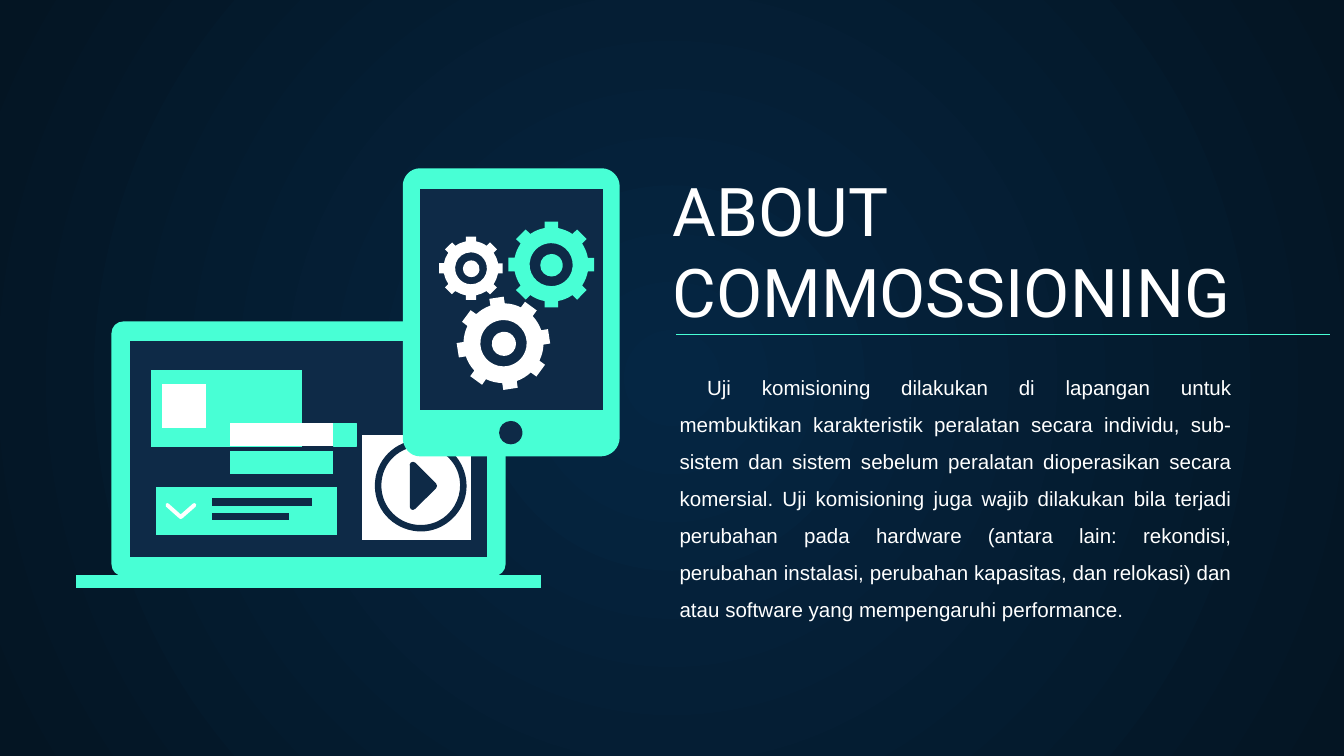
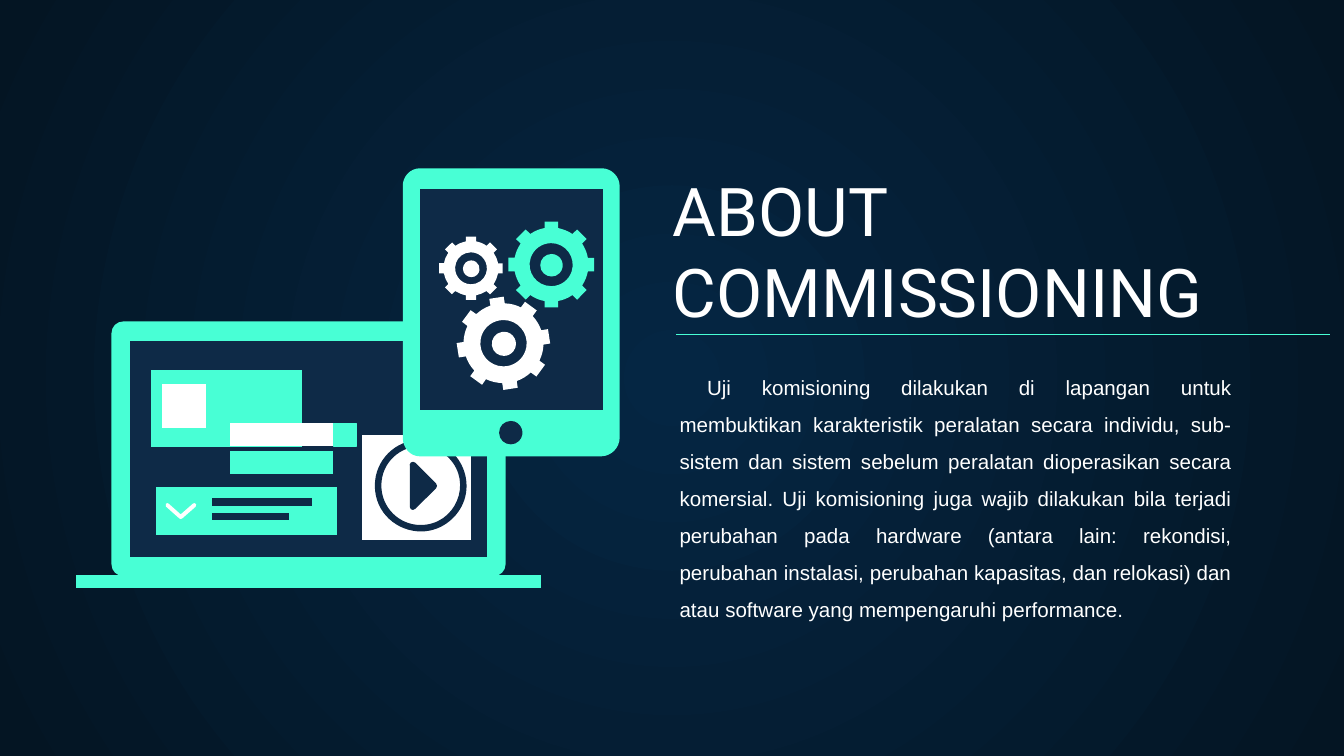
Before and after one commit to admin708/dokumen, a slide deck: slide 2 of ppt ith.pptx. Drawn at 1344x756 pixels with LibreOffice and Linux fonts; fonts in the diff are those of the drawing. Boxes give left, top, right and bottom in pixels: in the first picture for what was removed or moved away, otherwise in the second. Text is boxed around its words. In the diff, an @@ line names an element or a change of style, - is before the commit and + after.

```diff
--- a/ppt ith.pptx
+++ b/ppt ith.pptx
@@ title at (x1=673, y1=187, x2=1202, y2=318): text changed @@
-ABOUT COMMOSSIONING
+ABOUT COMMISSIONING
```
Also in this commit, not shown: 3 other slides changed, 1 slide added, 1 other file.
